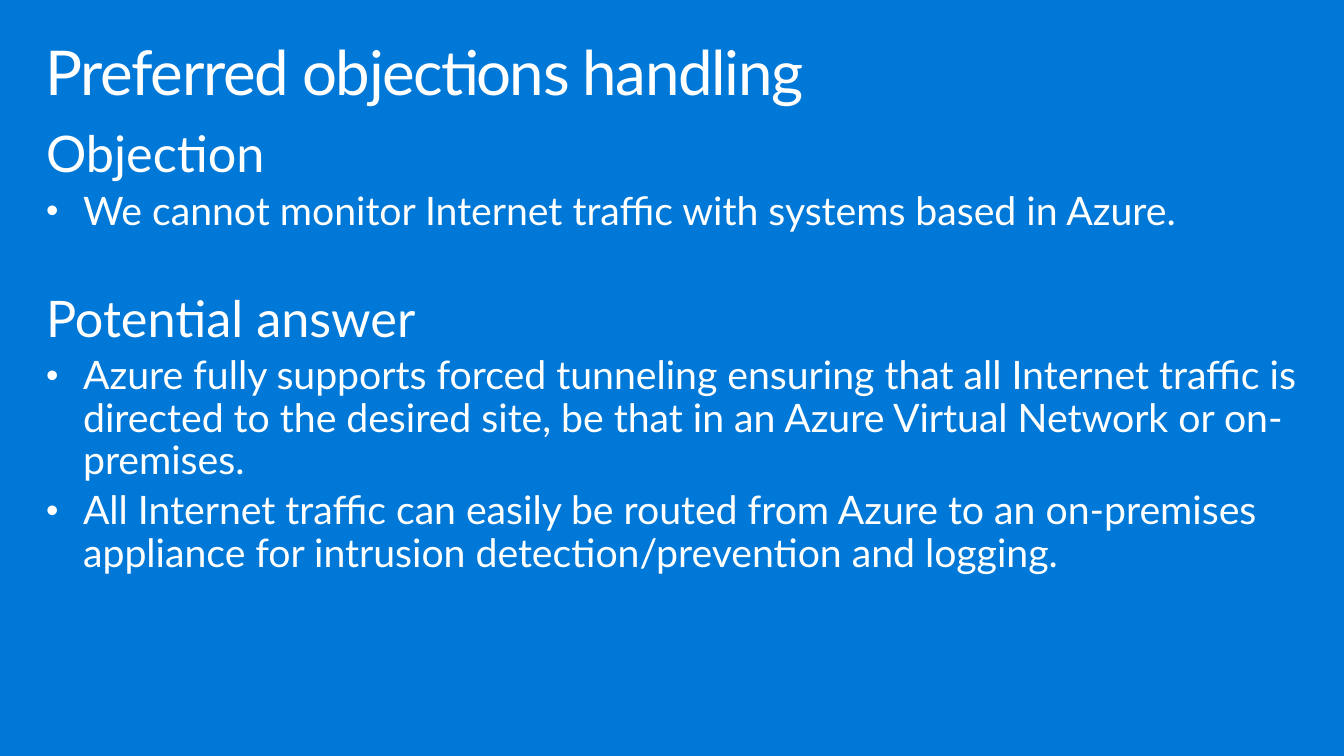
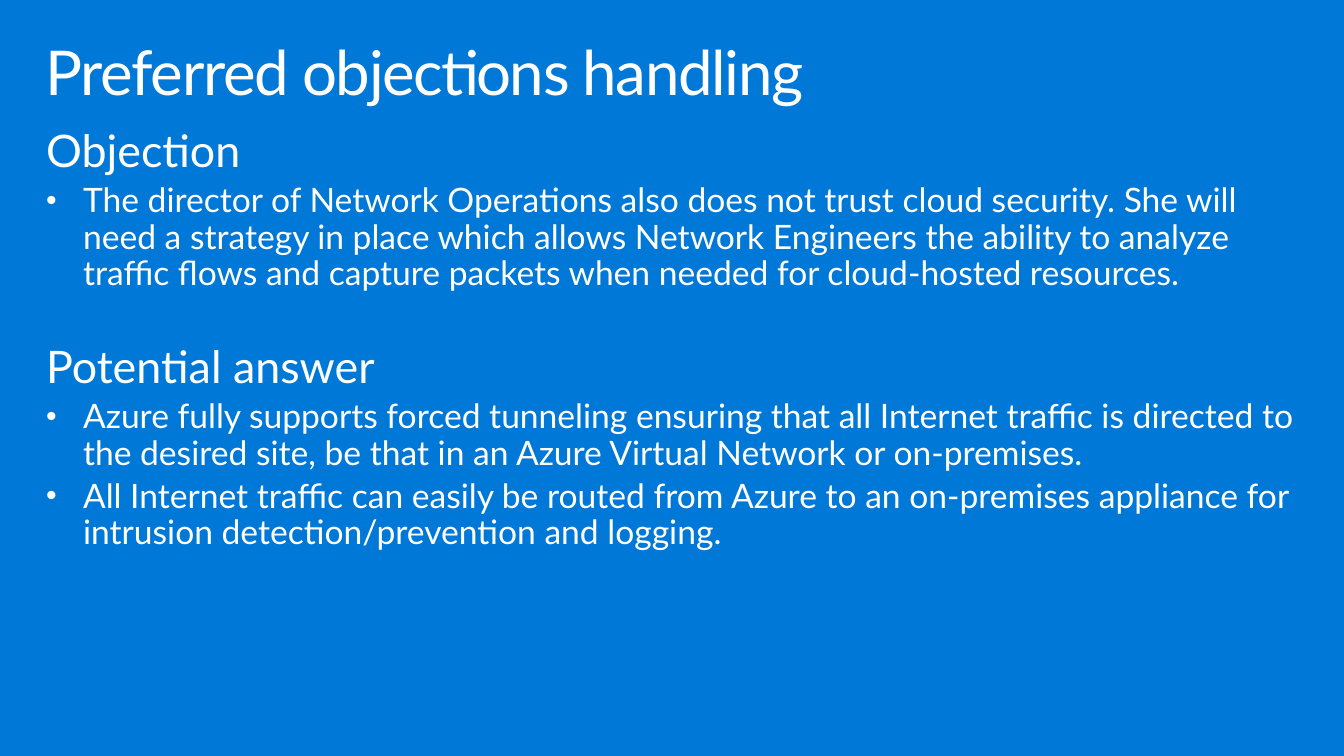
Before and after one commit to yashmadan123/MCW-Enterprise-class-networking, a slide deck: slide 34 of Whiteboard design session/Whiteboard design session trainer presentation - Enterprise-class networking in Azure.pptx. Drawn at 1344x756 pixels with LibreOffice and Linux fonts; fonts in the diff are those of the drawing. Boxes give left, top, right and bottom in pixels: in the first picture for what was removed or moved away, otherwise in the second. Text is boxed around its words. In the diff, an @@ line names an element or a change of style, - is before the commit and + after.

```diff
--- a/Whiteboard design session/Whiteboard design session trainer presentation - Enterprise-class networking in Azure.pptx
+++ b/Whiteboard design session/Whiteboard design session trainer presentation - Enterprise-class networking in Azure.pptx
@@ text at (46, 134, 1293, 550): size 36 to 32 pt in "Objection", "Potential answer"; size 28 to 24 pt in "Azure fully supports forced tunneling ensuring that ...", "All Internet traffic can easily be routed ..." @@
@@ text at (83, 187, 1236, 291): text changed; size 28 to 24 pt @@
-• We cannot monitor Internet traffic with systems based in Azure.
+• The director of Network Operations also does not trust cloud security. She will need a strategy in place which allows Network Engineers the ability to analyze traffic flows and capture packets when needed for cloud-hosted resources.
```
Also in this commit, not shown: 8 other slides changed, 8 other files.
